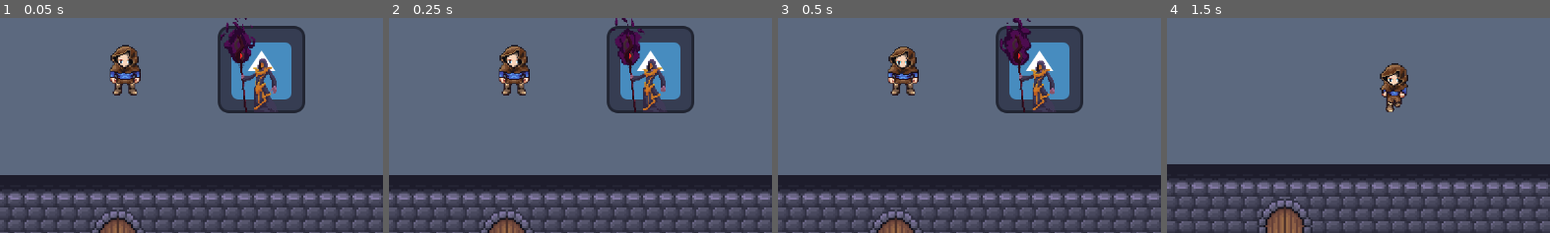
Above: before the commit, frames 1-4 (left to right).
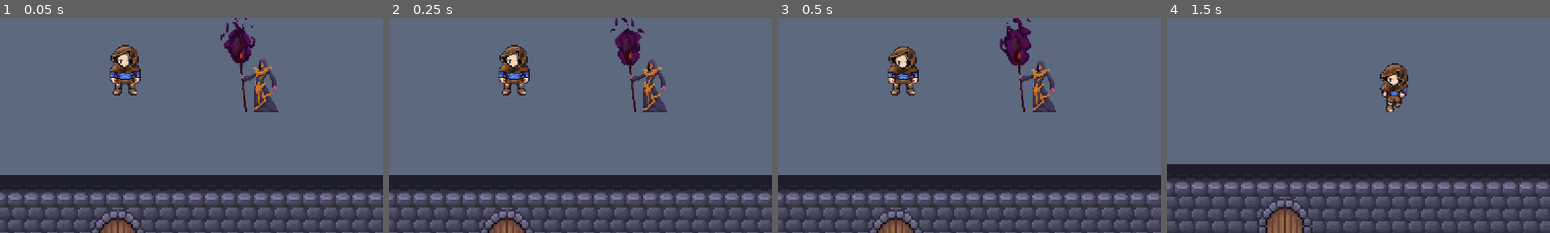
Above: after the commit, the same moments.

Repository: vortexufc/synthesis
Game: Godot game, scene res://scenes/teste_player.tscn
Same seed, same stepped clock (60 frames per second), same inputs: the game is played once before the commit and once after it. The engine's default icon, where the game draws it, is replaced by a stand-in: a white triangle on a blue panel in a dark square.
Inputs:
- Up to frame 1 (0.05 s): no input
- Up to frame 2 (0.25 s): no input
- Up to frame 3 (0.5 s): no input
- Up to frame 4 (1.5 s): tap Enter (ui_accept) at 0.5, 0.77 s; hold D (direita) 0.53-1.28 s; hold S (baixo) from 1.28 s (still down)
The pictures show only the part of the screen within x 37-87%, y 39-89%; the shares and areas given below are measured in that part.

The runs differ from the first frame. In frame 1, 7.0% of the frame differs, in the area x 56-80%, y 3-45%; in frame 2, 7.1%; in frame 3, 7.0%; in frame 4, nothing differs.

Commit message:
style: Remover icone placeholder do Godot do inimigo

Diff:
--- a/scenes/enemy_trigger.tscn
+++ b/scenes/enemy_trigger.tscn
@@ -1,7 +1,7 @@
 [gd_scene format=3 uid="uid://ci4wfm3uypja1"]
 
 [ext_resource type="Script" uid="uid://by8rhj44yjfu8" path="res://scripts/enemy_trigger.gd" id="1_trigger"]
-[ext_resource type="Texture2D" uid="uid://b2pcqmbw5rsdj" path="res://icon.svg" id="2_trigger"]
+
 
 [sub_resource type="RectangleShape2D" id="RectangleShape2D_trigger"]
 size = Vector2(128, 128)
@@ -9,8 +9,6 @@
 [node name="EnemyTrigger" type="Area2D" unique_id=1444250266]
 script = ExtResource("1_trigger")
 
-[node name="Sprite2D" type="Sprite2D" parent="." unique_id=369192522]
-texture = ExtResource("2_trigger")
 
 [node name="CollisionShape2D" type="CollisionShape2D" parent="." unique_id=1677945519]
 shape = SubResource("RectangleShape2D_trigger")
